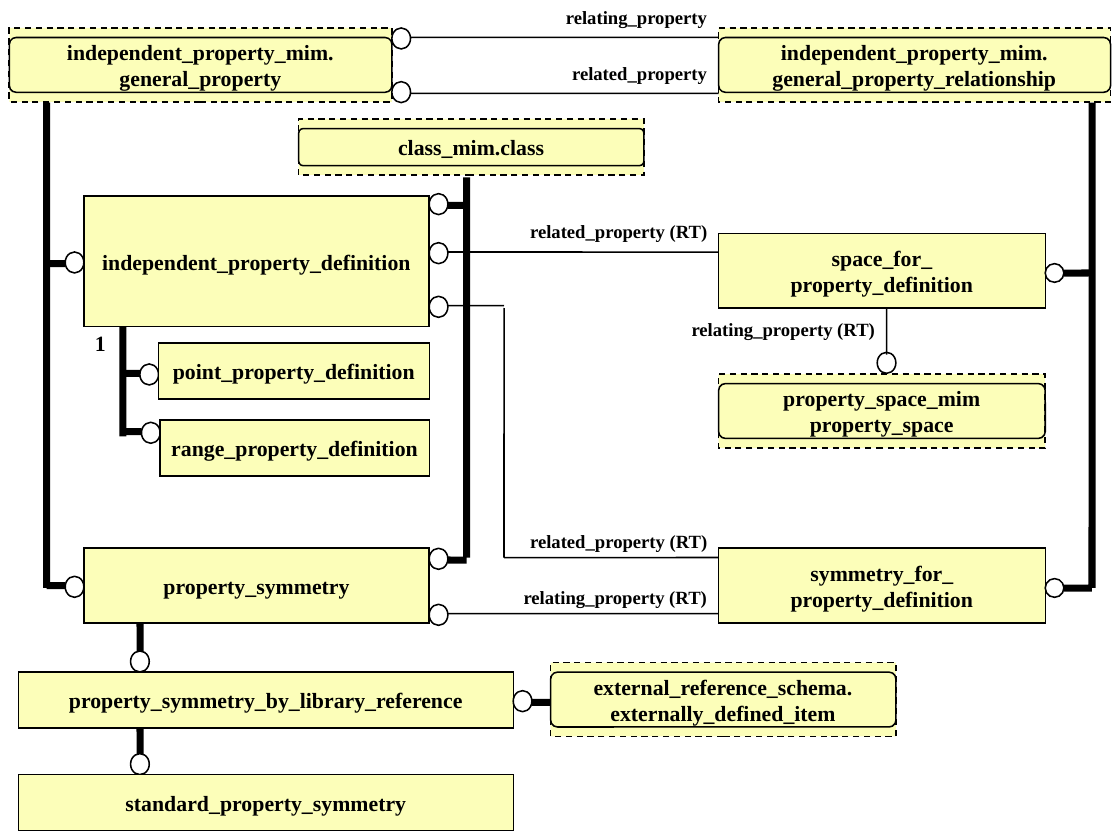
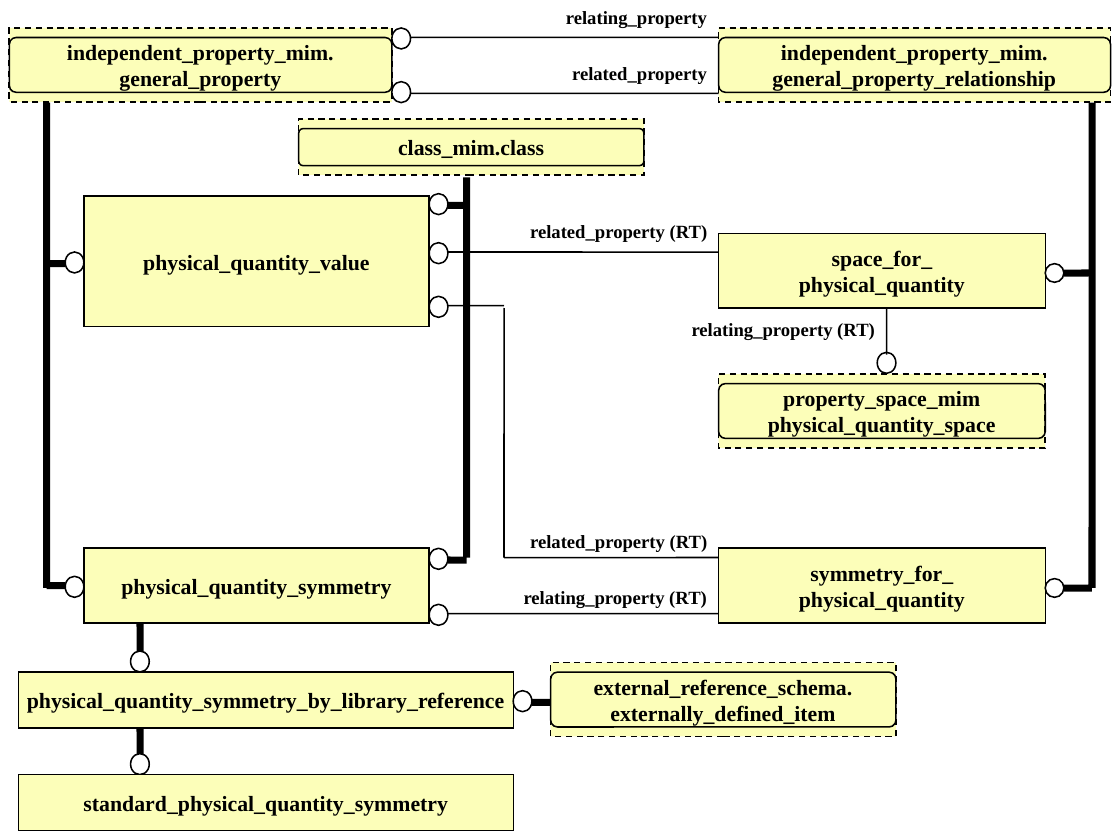
Before and after one commit to starseeker/stepmod_mirror, a slide deck: slide 4 of data/modules/independent_property_definition/independent_property_definition.ppt. Drawn at 1120x840 pixels with LibreOffice and Linux fonts; fonts in the diff are those of the drawing. Boxes give left, top, right and bottom in pixels: in the first picture for what was removed or moved away, otherwise in the second. Text is boxed around its words. In the diff, an @@ line names an element or a change of style, - is before the commit and + after.

Commit message:
getting range right

```diff
--- a/data/modules/independent_property_definition/independent_property_definition.ppt
+++ b/data/modules/independent_property_definition/independent_property_definition.ppt
@@ text in rectangle at box(143, 255, 369, 275): text changed @@
-independent_property_definition
+physical_quantity_value
@@ text in rectangle at box(799, 277, 965, 297): text changed @@
-property_definition
+physical_quantity
@@ line removed from (123, 325) to (123, 437) @@
@@ text removed at box(95, 336, 106, 351) @@
-1
@@ rectangle removed at box(159, 343, 430, 399) @@
-point_property_definition
@@ line removed from (121, 373) to (140, 373) @@
@@ ellipse removed at box(140, 364, 159, 385) @@
@@ text in rectangle at box(768, 417, 996, 437): text changed @@
-property_space
+physical_quantity_space
@@ line removed from (123, 431) to (141, 431) @@
@@ ellipse removed at box(141, 422, 160, 444) @@
@@ rectangle removed at box(160, 420, 429, 476) @@
-range_property_definition
@@ text in rectangle at box(121, 579, 391, 599): text changed @@
-property_symmetry
+physical_quantity_symmetry
@@ text in rectangle at box(799, 592, 965, 612): text changed @@
-property_definition
+physical_quantity
@@ text in rectangle at box(27, 692, 504, 713): text changed @@
-property_symmetry_by_library_reference
+physical_quantity_symmetry_by_library_reference
@@ text in rectangle at box(83, 796, 448, 816): text changed @@
-standard_property_symmetry
+standard_physical_quantity_symmetry
```
Also in this commit, not shown: 1 other slide changed, 9 other files.
